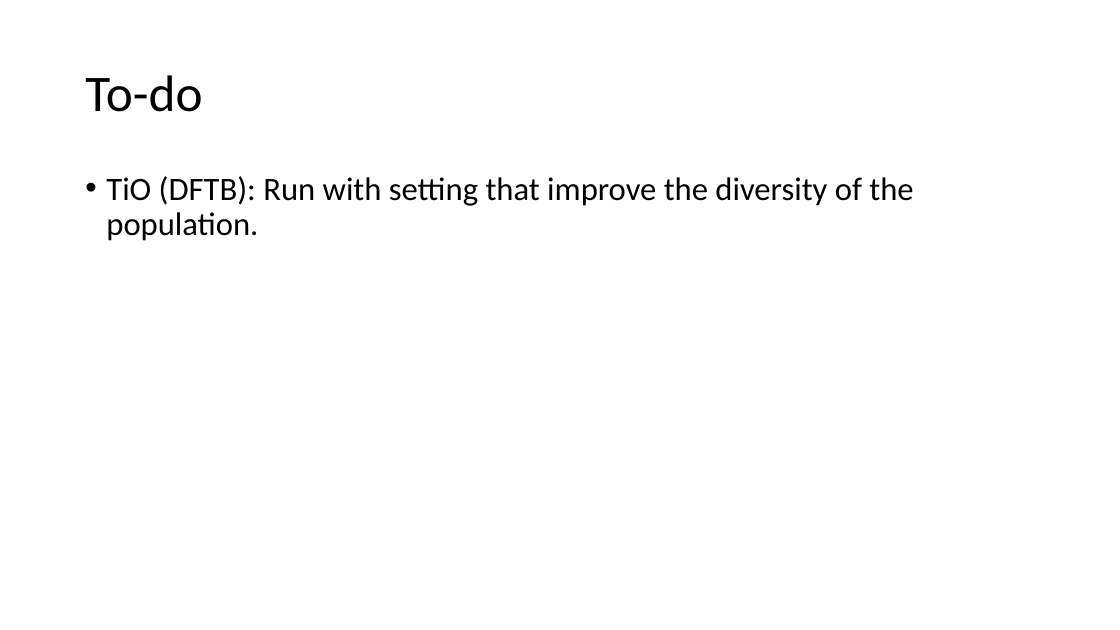
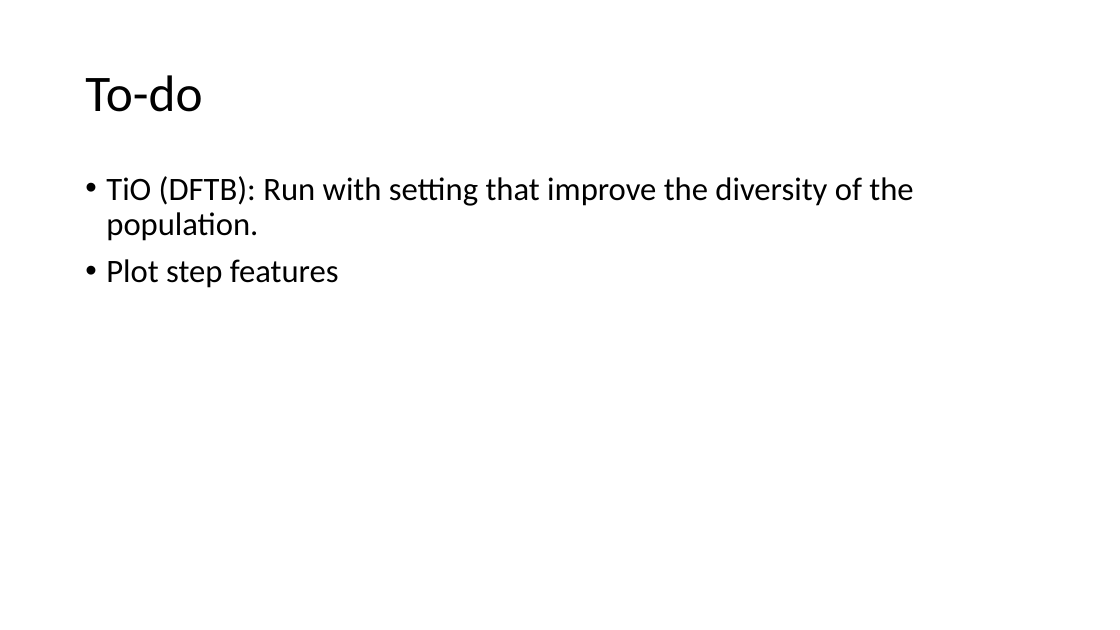
Before and after one commit to MaltheBisbo/learningForces, a slide deck: slide 27 of progress.pptx (slide 20 before the commit). Drawn at 1120x630 pixels with LibreOffice and Linux fonts; fonts in the diff are those of the drawing. Boxes give left, top, right and bottom in pixels: in the first picture for what was removed or moved away, otherwise in the second. Text is boxed around its words. In the diff, an @@ line names an element or a change of style, - is before the commit and + after.

Commit message:
update progress ppt

```diff
--- a/progress.pptx
+++ b/progress.pptx
@@ text at (x1=106, y1=259, x2=339, y2=288): paragraph added @@
+• Plot step features
```
Also in this commit, not shown: 7 slides added.
